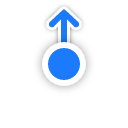
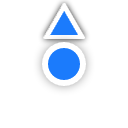
Before/after of a 128x128 layered artwork. What changed in the layer stack:
pixels changed over [38, 0, 90, 45] (layer not identified)
